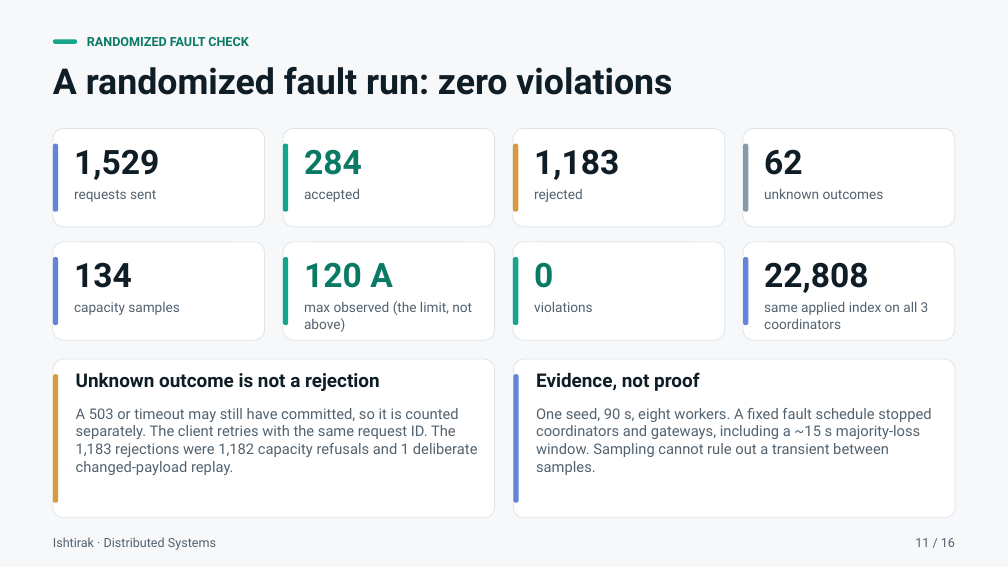
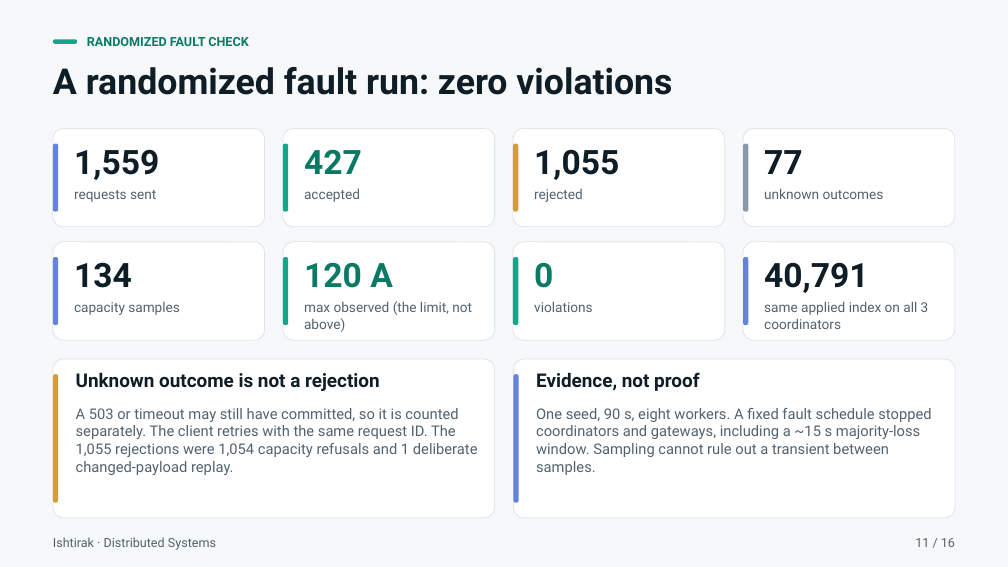
Before and after one commit to Roy-r2004/Ishtirak, a slide deck: slide 11 of docs/Ishtirak_Presentation.pptx. Drawn at 1008x567 pixels with LibreOffice and Linux fonts; fonts in the diff are those of the drawing. Boxes give left, top, right and bottom in pixels: in the first picture for what was removed or moved away, otherwise in the second. Text is boxed around its words. In the diff, an @@ line names an element or a change of style, - is before the commit and + after.

```diff
--- a/docs/Ishtirak_Presentation.pptx
+++ b/docs/Ishtirak_Presentation.pptx
@@ text at (74,149,159,180): text changed @@
-1,529
+1,559
@@ text at (304,149,362,174): text changed @@
-284
+427
@@ text at (534,149,619,180): text changed @@
-1,183
+1,055
@@ text at (764,150,803,174): text changed @@
-62
+77
@@ text at (764,262,869,293): text changed @@
-22,808
+40,791
@@ text at (76,408,478,475): text changed @@
-A 503 or timeout may still have committed, so it is counted separately. The client retries with the same request ID. The 1,183 rejections were 1,182 capacity refusals and 1 deliberate changed-payload replay.
+A 503 or timeout may still have committed, so it is counted separately. The client retries with the same request ID. The 1,055 rejections were 1,054 capacity refusals and 1 deliberate changed-payload replay.
```
Also in this commit, not shown: 6 other slides changed, 23 other files.
